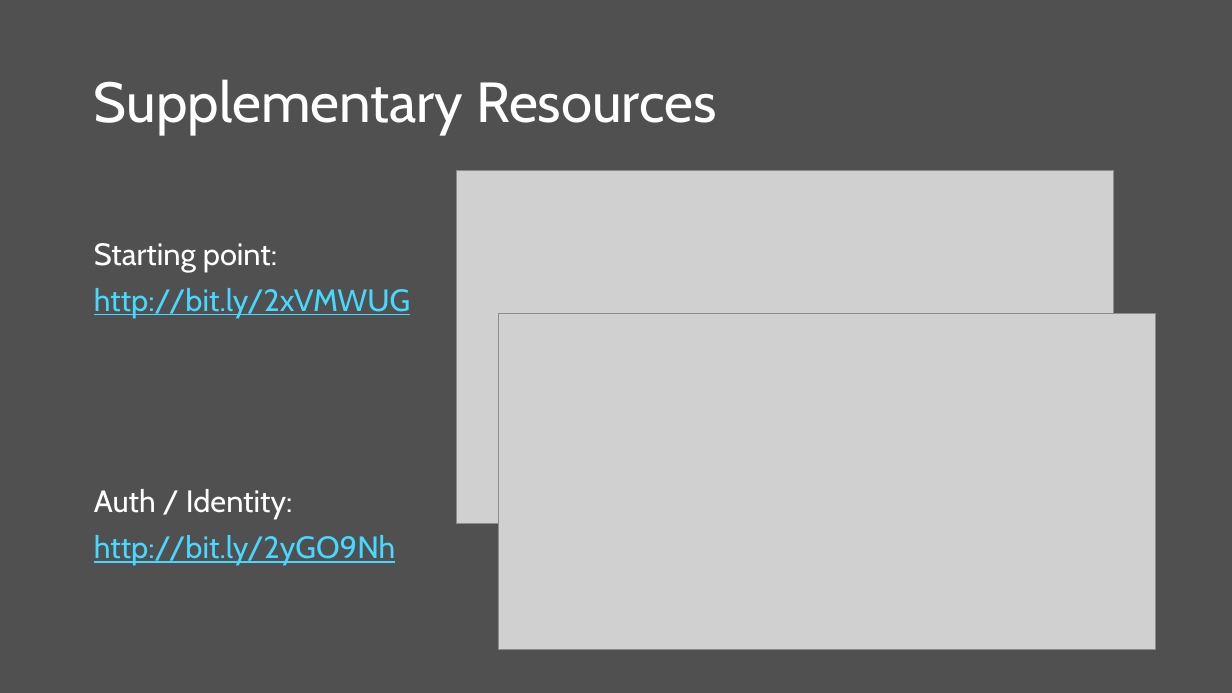
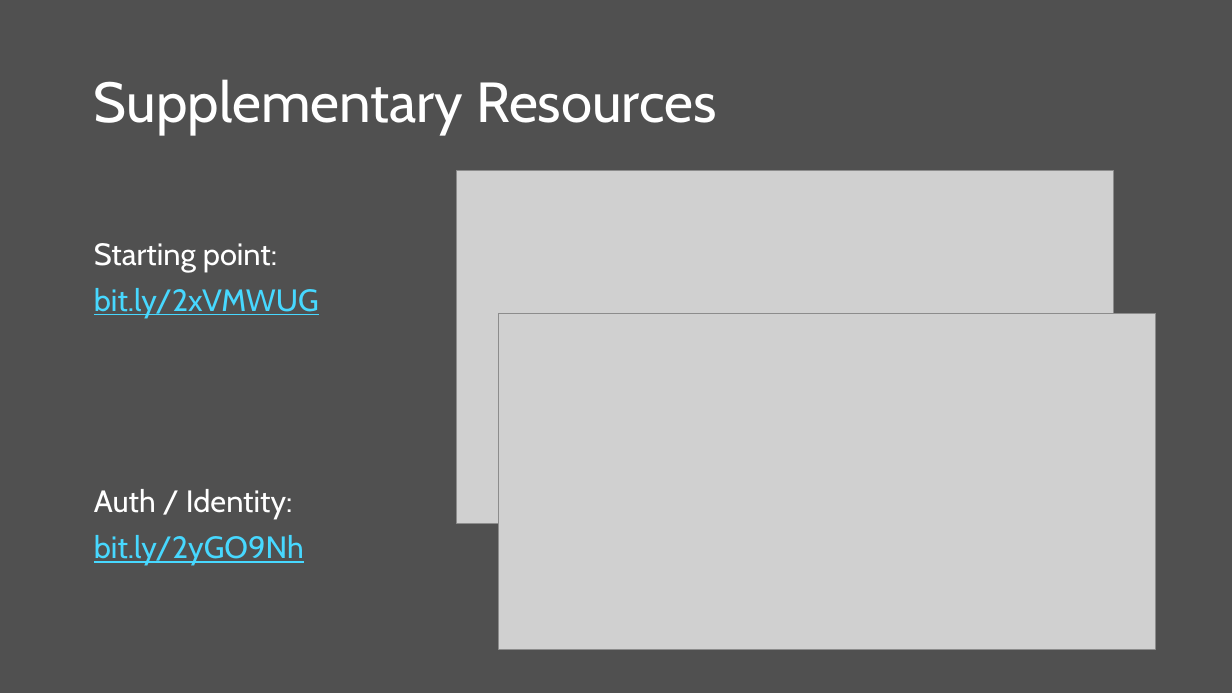
Before and after one commit to scottaddie/slide-decks, a slide deck: slide 14 of Whats New in ASP.NET Core 2.0.pptx. Drawn at 1232x693 pixels with LibreOffice and Linux fonts; fonts in the diff are those of the drawing; grey boxes stand for pictures. Boxes give left, top, right and bottom in pixels: in the first picture for what was removed or moved away, otherwise in the second. Text is boxed around its words. In the diff, an @@ line names an element or a change of style, - is before the commit and + after.

```diff
--- a/Whats New in ASP.NET Core 2.0.pptx
+++ b/Whats New in ASP.NET Core 2.0.pptx
@@ text at [94,288,319,318]: text changed @@
-http://bit.ly/2xVMWUG
+bit.ly/2xVMWUG
@@ text at [94,535,304,565]: text changed @@
-http://bit.ly/2yGO9Nh
+bit.ly/2yGO9Nh
```
Also in this commit, not shown: 1 other slide changed.
